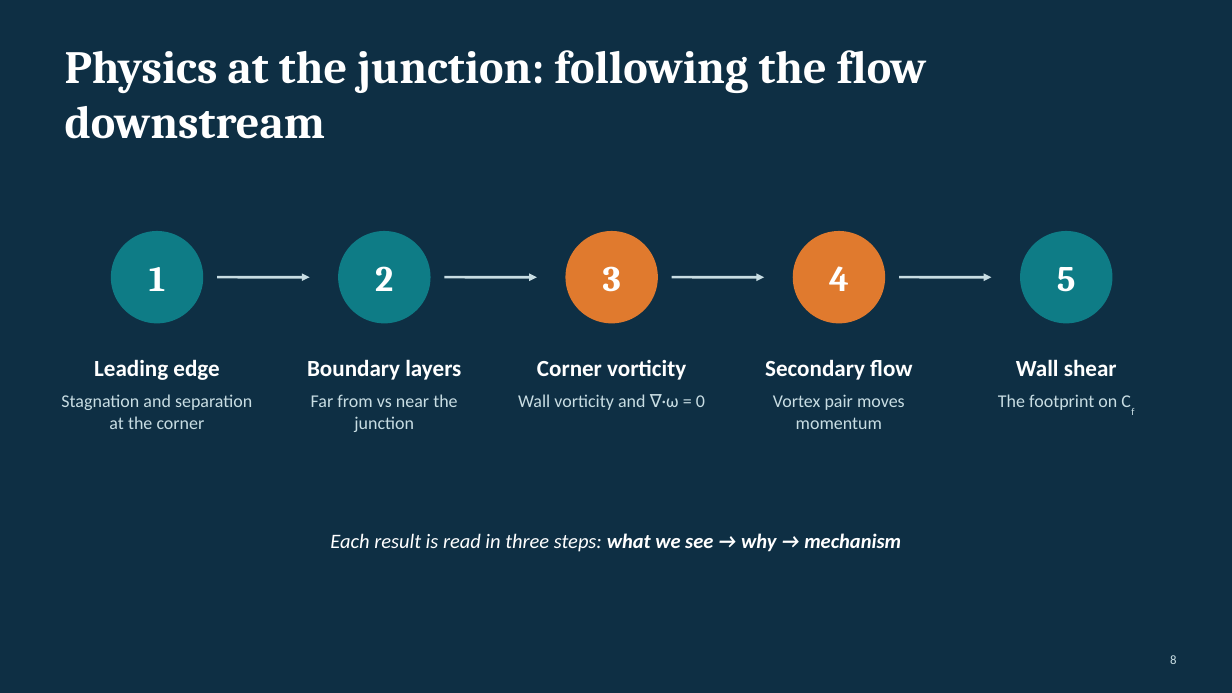
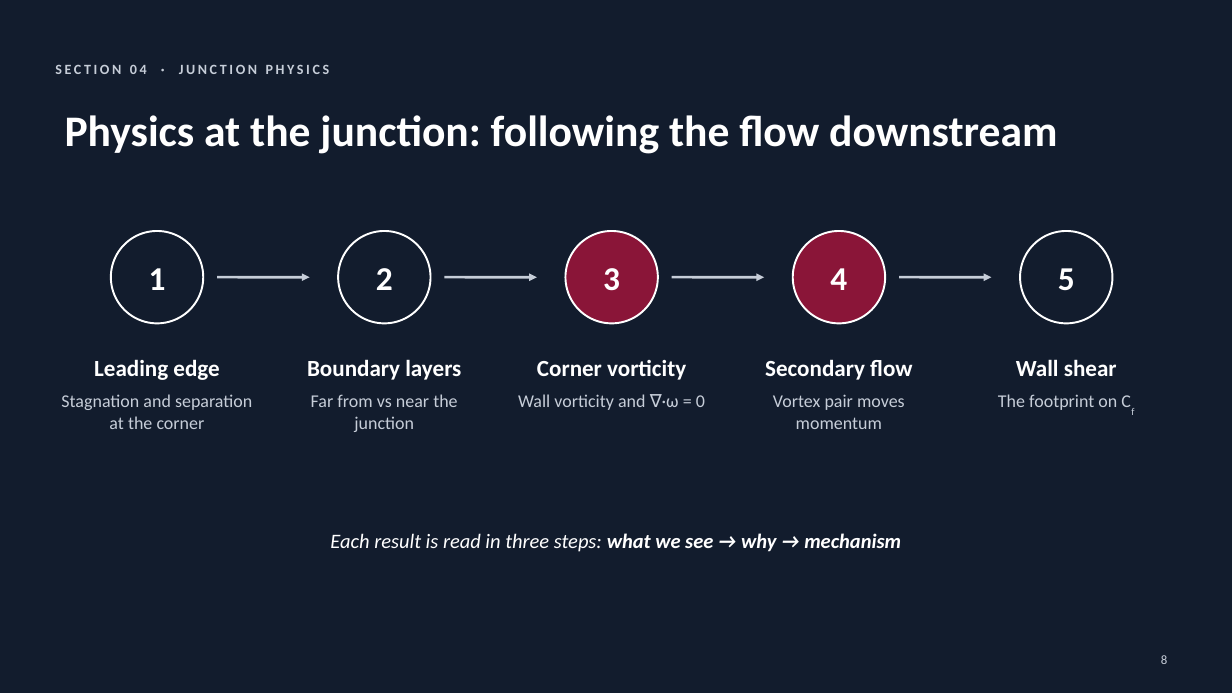
Before and after one commit to aigaurav/BTP, a slide deck: slide 8 of BTP_Final_Presentation.pptx. Drawn at 1232x693 pixels with LibreOffice and Linux fonts; fonts in the diff are those of the drawing. Boxes give left, top, right and bottom in pixels: in the first picture for what was removed or moved away, otherwise in the second. Text is boxed around its words. In the diff, an @@ line names an element or a change of style, - is before the commit and + after.

```diff
--- a/BTP_Final_Presentation.pptx
+++ b/BTP_Final_Presentation.pptx
@@ background #0E2F44 to #121C2D @@
@@ title "Physics at the junction: following ...": place and size @@
-title "Physics at the junction: following ..." at box(65, 50, 926, 139)
+title "Physics at the junction: following ..." at box(65, 115, 1057, 154)
@@ title "Physics at the junction: following ..." at box(65, 115, 1057, 154): size 36 to 34 pt, font Cambria to Calibri @@
@@ text added at box(55, 64, 330, 74), 11 pt, text #C6CDD8, bold @@
+SECTION 04 · JUNCTION PHYSICS
@@ ellipse at box(566, 231, 658, 323): fill #E07A2E to #8A1538; outline none to #FFFFFF 1.5 pt @@
@@ ellipse at box(793, 231, 885, 323): fill #E07A2E to #8A1538; outline none to #FFFFFF 1.5 pt @@
@@ size 28 to 26 pt, font Cambria to Calibri in 5 elements at box(149, 268, 166, 290), box(376, 268, 393, 290), box(603, 268, 620, 291), box(830, 268, 847, 290), box(1058, 268, 1075, 291) @@
@@ fill #0E7C86 to #121C2D; outline none to #FFFFFF 1.5 pt in 3 elements at box(111, 231, 203, 323), box(338, 231, 431, 323), box(1020, 231, 1113, 323) @@
@@ arrow (217, 277) - (310, 277): stroke #C8DDE3 2 pt to #C6CDD8 2 pt @@
@@ arrow (445, 277) - (537, 277): stroke #C8DDE3 2 pt to #C6CDD8 2 pt @@
@@ arrow (672, 277) - (764, 277): stroke #C8DDE3 2 pt to #C6CDD8 2 pt @@
@@ arrow (899, 277) - (992, 277): stroke #C8DDE3 2 pt to #C6CDD8 2 pt @@
@@ text colour #C8DDE3 to #C6CDD8 in 6 elements at box(61, 394, 252, 429), box(311, 394, 457, 432), box(518, 394, 705, 410), box(773, 394, 905, 429), box(998, 394, 1117, 410), box(1161, 655, 1167, 664) @@
```
Also in this commit, not shown: 18 other slides changed.
